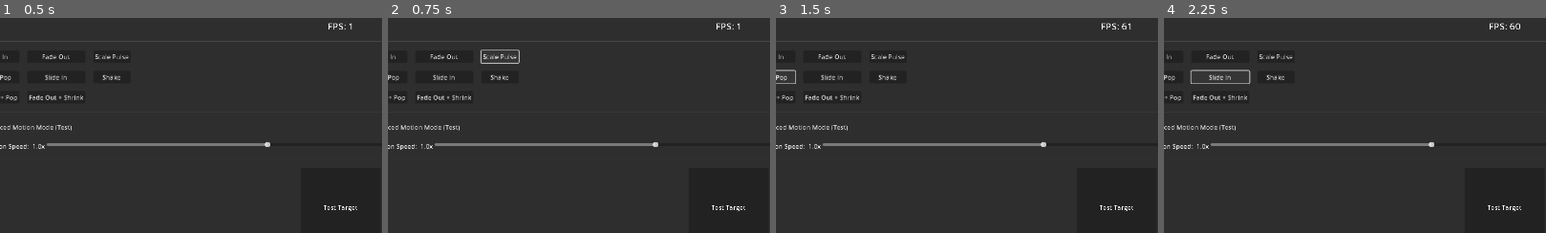
Above: before the commit, frames 1-4 (left to right).
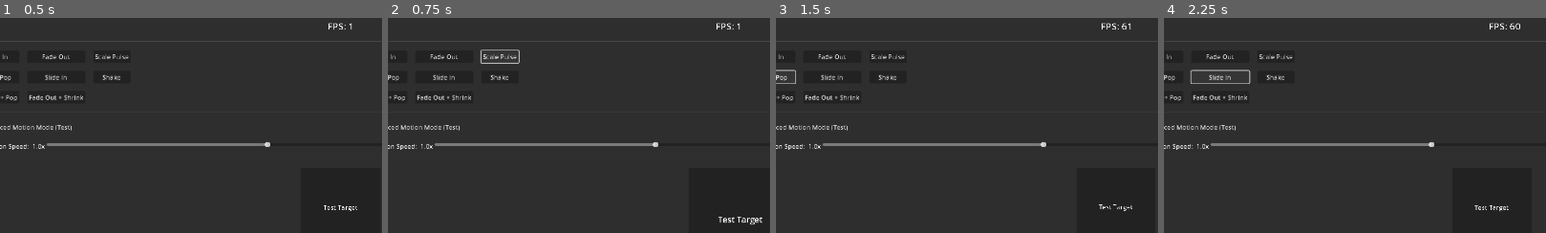
Above: after the commit, the same moments.

Repository: The-Cyril5555/shadow_hunter_app
Game: Godot game, scene res://scenes/demos/animation_demo.tscn
Two runs of this game, one before a commit and one after it. Both use one fixed random seed, a clock stepped at 60 frames per second and the inputs below. This scene is started directly instead of the project's main scene.
Inputs:
- Up to frame 1 (0.5 s): no input
- Up to frame 2 (0.75 s): click "Scale Pulse" at 0.5 s
- Up to frame 3 (1.5 s): click "Scale Pop" at 1.25 s
- Up to frame 4 (2.25 s): click "Slide In" at 2 s
The pictures show only the part of the screen within x 5-55%, y 16-66%; the shares and areas given below are measured in that part.

Frame 1 is identical in both runs. In frame 2, 0.3% of the frame differs, in the area x 84-98%, y 87-97%; in frame 3, 0.1%; in frame 4, 0.2%.
Error before the commit: Invalid call. Nonexistent function 'has' in base 'Panel'. (res://scripts/utils/animation_helper.gd:64)

Commit message:
fix: replace has() with in operator for Node property checks
Node.has() does not exist in GDScript - use "prop" in node instead.
Fix 13 occurrences in animation_helper, 7 in animation_orchestrator,
and 1 in animation_demo. Also rename shadowing local var size to
text_size and silence expected null-deck warning for deckless zones.

Diff:
--- a/scripts/autoloads/game_state.gd
+++ b/scripts/autoloads/game_state.gd
@@ -160,8 +160,7 @@
 		"cemetery":
 			return black_deck
 		_:
-			push_warning("[GameState] Unknown zone_id: %s" % zone_id)
-			return null
+			return null  # Zones without decks (underworld, weird_woods, altar)
 
 
 ## Get character data by ID (returns defensive copy)
--- a/scripts/demos/animation_demo.gd
+++ b/scripts/demos/animation_demo.gd
@@ -110,7 +110,7 @@
 
 	# Set reduced motion in UserSettings
 	var user_settings = get_node("/root/UserSettings")
-	if user_settings.has("reduced_motion_enabled"):
+	if "reduced_motion_enabled" in user_settings:
 		user_settings.reduced_motion_enabled = toggled_on
 	else:
 		print("[AnimationDemo] WARNING: UserSettings.reduced_motion_enabled property not found")
--- a/scripts/systems/animation_orchestrator.gd
+++ b/scripts/systems/animation_orchestrator.gd
@@ -69,11 +69,11 @@
 	var duration = PolishConfig.get_duration("reveal_buildup_duration")
 
 	# Scale pulse animation (1.0 → 1.05 → 1.0)
-	if card_node.has("scale"):
+	if "scale" in card_node:
 		AnimationHelper.scale_pulse(card_node, 1.05, "reveal_buildup_duration")
 
 	# Spawn buildup particles (ability_glow effect)
-	if card_node.has("global_position"):
+	if "global_position" in card_node:
 		ParticlePool.spawn_particles("ability_glow", card_node.global_position)
 
 	# Play buildup sound
@@ -89,7 +89,7 @@
 static func _stage_flip(card_node: Node, _player: Player, tree: SceneTree) -> void:
 	var duration = PolishConfig.get_duration("card_flip_duration")
 
-	if not card_node.has("rotation_degrees"):
+	if not "rotation_degrees" in card_node:
 		push_warning("[AnimationOrchestrator] Card node doesn't have rotation_degrees property")
 		await tree.create_timer(duration).timeout
 		return
@@ -115,7 +115,7 @@
 	await tree.create_timer(duration * 0.5).timeout
 
 	# Reset rotation to 0
-	if card_node.has("rotation_degrees"):
+	if "rotation_degrees" in card_node:
 		card_node.rotation_degrees = 0.0
 
 	print("[AnimationOrchestrator] Flip stage complete (%.2fs)" % duration)
@@ -128,15 +128,15 @@
 	AudioManager.play_sfx("reveal_dramatic", true)
 
 	# Spawn explosion particles (explosion_burst effect)
-	if card_node.has("global_position"):
+	if "global_position" in card_node:
 		ParticlePool.spawn_particles("explosion_burst", card_node.global_position)
 
 	# Screen shake effect
-	if card_node.has("position"):
+	if "position" in card_node:
 		AnimationHelper.shake(card_node, "reveal_shake_intensity", duration * 0.3)
 
 	# Scale pop animation (1.0 → 1.3 → 1.0)
-	if card_node.has("scale"):
+	if "scale" in card_node:
 		AnimationHelper.scale_pop(card_node, 1.3, "reveal_explosion_duration")
 
 	# Wait for explosion duration
--- a/scripts/ui/settings_menu.gd
+++ b/scripts/ui/settings_menu.gd
@@ -182,8 +182,8 @@
 
 
 func _on_text_size_changed(index: int) -> void:
-	var size = UserSettings.TEXT_SIZES[index]
-	UserSettings.set_text_size(size)
+	var text_size = UserSettings.TEXT_SIZES[index]
+	UserSettings.set_text_size(text_size)
 
 
 func _on_locale_changed(index: int) -> void:
--- a/scripts/utils/animation_helper.gd
+++ b/scripts/utils/animation_helper.gd
@@ -61,7 +61,7 @@
 		push_error("[AnimationHelper] scale_pulse: Invalid node")
 		return
 
-	if not node.has("scale"):
+	if not "scale" in node:
 		push_error("[AnimationHelper] scale_pulse: Node does not have 'scale' property")
 		return
 
@@ -88,7 +88,7 @@
 		push_error("[AnimationHelper] scale_pop: Invalid node")
 		return
 
-	if not node.has("scale"):
+	if not "scale" in node:
 		push_error("[AnimationHelper] scale_pop: Node does not have 'scale' property")
 		return
 
@@ -118,7 +118,7 @@
 		push_error("[AnimationHelper] slide_in: Invalid node")
 		return
 
-	if not node.has("position"):
+	if not "position" in node:
 		push_error("[AnimationHelper] slide_in: Node does not have 'position' property")
 		return
 
@@ -142,7 +142,7 @@
 		push_error("[AnimationHelper] slide_out: Invalid node")
 		return
 
-	if not node.has("position"):
+	if not "position" in node:
 		push_error("[AnimationHelper] slide_out: Node does not have 'position' property")
 		return
 
@@ -166,7 +166,7 @@
 		push_error("[AnimationHelper] shake: Invalid node")
 		return
 
-	if not node.has("position"):
+	if not "position" in node:
 		push_error("[AnimationHelper] shake: Node does not have 'position' property")
 		return
 
@@ -236,7 +236,7 @@
 		push_error("[AnimationHelper] fade_in_with_pop: Node must be CanvasItem")
 		return
 
-	if not node.has("scale"):
+	if not "scale" in node:
 		push_error("[AnimationHelper] fade_in_with_pop: Node does not have 'scale' property")
 		return
 
@@ -273,7 +273,7 @@
 		push_error("[AnimationHelper] fade_out_with_shrink: Node must be CanvasItem")
 		return
 
-	if not node.has("scale"):
+	if not "scale" in node:
 		push_error("[AnimationHelper] fade_out_with_shrink: Node does not have 'scale' property")
 		return
 
@@ -301,7 +301,7 @@
 ## Hover effect: Scale up on mouse enter
 ## @param node: Node to animate (must have scale property)
 static func hover_in(node: Node) -> void:
-	if not is_instance_valid(node) or not node.has("scale"):
+	if not is_instance_valid(node) or not "scale" in node:
 		return
 
 	var scale_amount = PolishConfig.get_value("hover_scale_amount", 1.05)
@@ -316,7 +316,7 @@
 ## Hover effect: Scale back to normal on mouse exit
 ## @param node: Node to animate (must have scale property)
 static func hover_out(node: Node) -> void:
-	if not is_instance_valid(node) or not node.has("scale"):
+	if not is_instance_valid(node) or not "scale" in node:
 		return
 
 	var duration = PolishConfig.get_value("hover_duration", 0.15)
@@ -330,7 +330,7 @@
 ## Button press effect: Quick scale down and back
 ## @param node: Node to animate (must have scale property)
 static func press_effect(node: Node) -> void:
-	if not is_instance_valid(node) or not node.has("scale"):
+	if not is_instance_valid(node) or not "scale" in node:
 		return
 
 	var press_scale = PolishConfig.get_value("button_press_scale", 0.95)
@@ -347,7 +347,7 @@
 ## @param node: Node to animate (must have scale property)
 ## @returns: Tween instance (null if reduced motion or invalid node)
 static func start_breathing(node: Node) -> Tween:
-	if not is_instance_valid(node) or not node.has("scale"):
+	if not is_instance_valid(node) or not "scale" in node:
 		return null
 
 	# Check reduced motion
@@ -376,7 +376,7 @@
 ## @param start_delay: Optional delay before starting (for staggering)
 ## @returns: Tween instance (null if reduced motion or invalid node)
 static func start_floating(node: Node, start_delay: float = 0.0) -> Tween:
-	if not is_instance_valid(node) or not node.has("position"):
+	if not is_instance_valid(node) or not "position" in node:
 		return null
 
 	# Check reduced motion
@@ -406,7 +406,7 @@
 ## @param clockwise: Direction of initial rotation
 ## @returns: Tween instance (null if reduced motion or invalid node)
 static func start_gentle_rotation(node: Node, clockwise: bool = true) -> Tween:
-	if not is_instance_valid(node) or not node.has("rotation_degrees"):
+	if not is_instance_valid(node) or not "rotation_degrees" in node:
 		return null
 
 	# Check reduced motion
